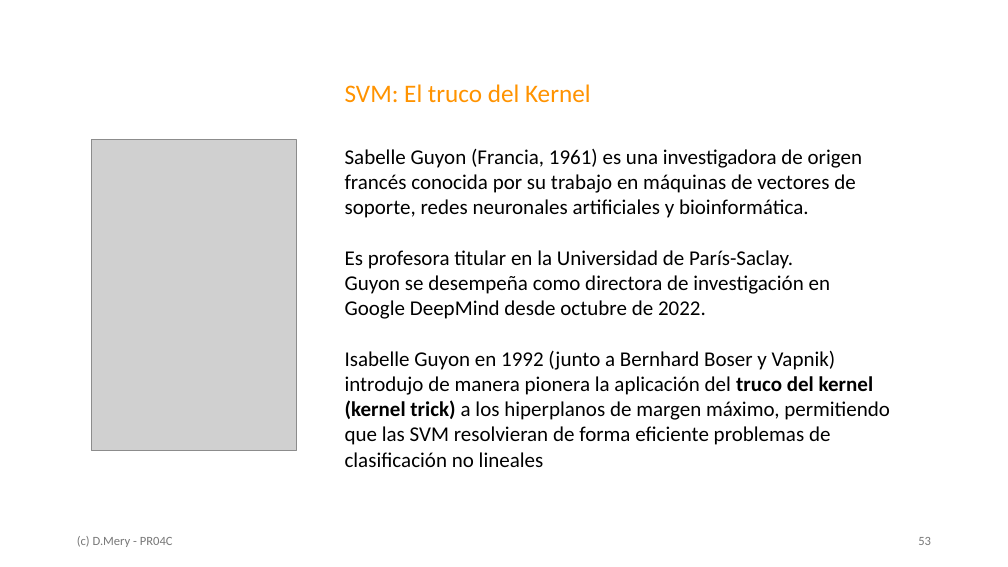
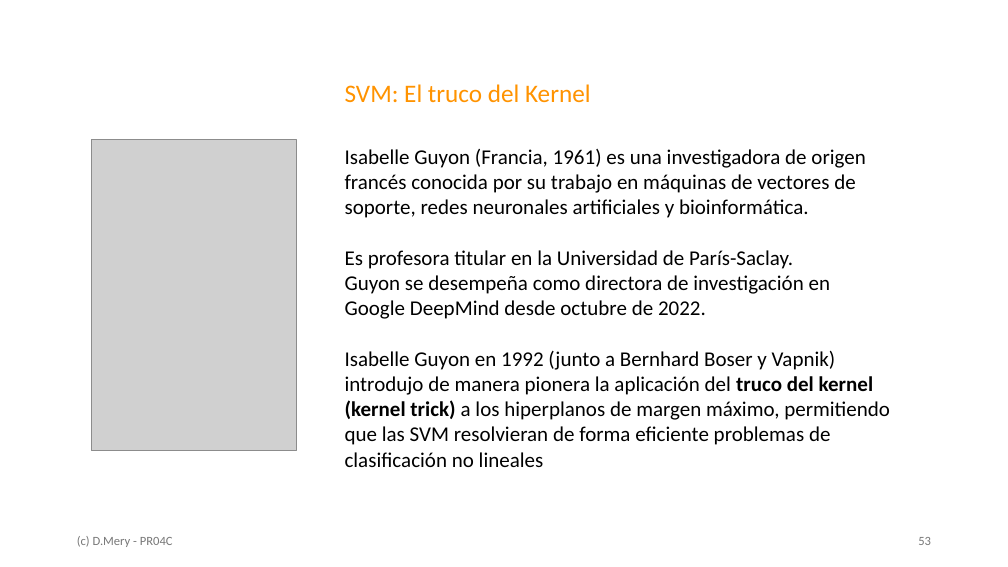
Before and after one commit to domingomery/pr, a slide deck: slide 53 of clases/PR04_Clasificacion/presentaciones/pptx/PR04C_SVM.pptx. Drawn at 1008x567 pixels with LibreOffice and Linux fonts; fonts in the diff are those of the drawing; grey boxes stand for pictures. Boxes give left, top, right and bottom in pixels: in the first picture for what was removed or moved away, otherwise in the second. Text is boxed around its words. In the diff, an @@ line names an element or a change of style, - is before the commit and + after.

```diff
--- a/clases/PR04_Clasificacion/presentaciones/pptx/PR04C_SVM.pptx
+++ b/clases/PR04_Clasificacion/presentaciones/pptx/PR04C_SVM.pptx
@@ text at (345, 149, 865, 218): text changed @@
-Sabelle Guyon (Francia, 1961) es una investigadora de origen francés conocida por su trabajo en máquinas de vectores de soporte, redes neuronales artificiales y bioinformática.
+Isabelle Guyon (Francia, 1961) es una investigadora de origen francés conocida por su trabajo en máquinas de vectores de soporte, redes neuronales artificiales y bioinformática.
```
Also in this commit, not shown: 1 other slide changed, 1 other file.
